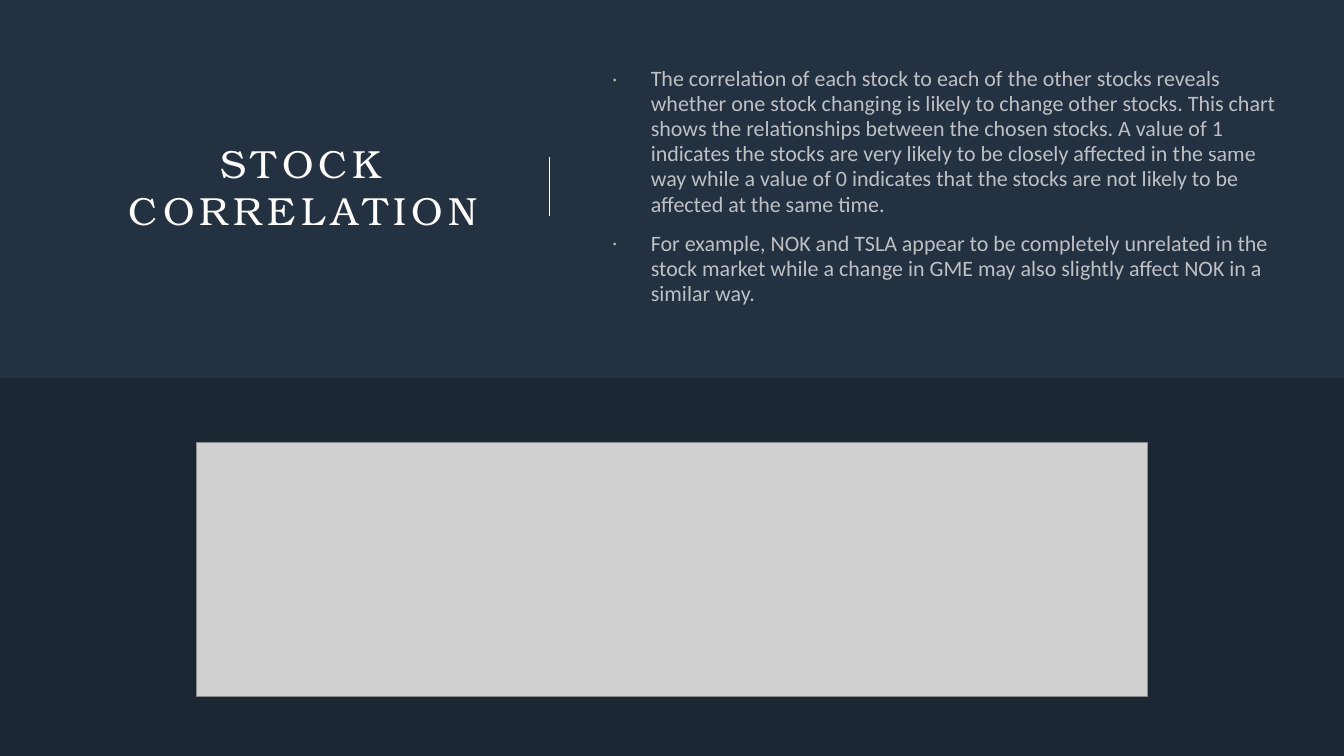
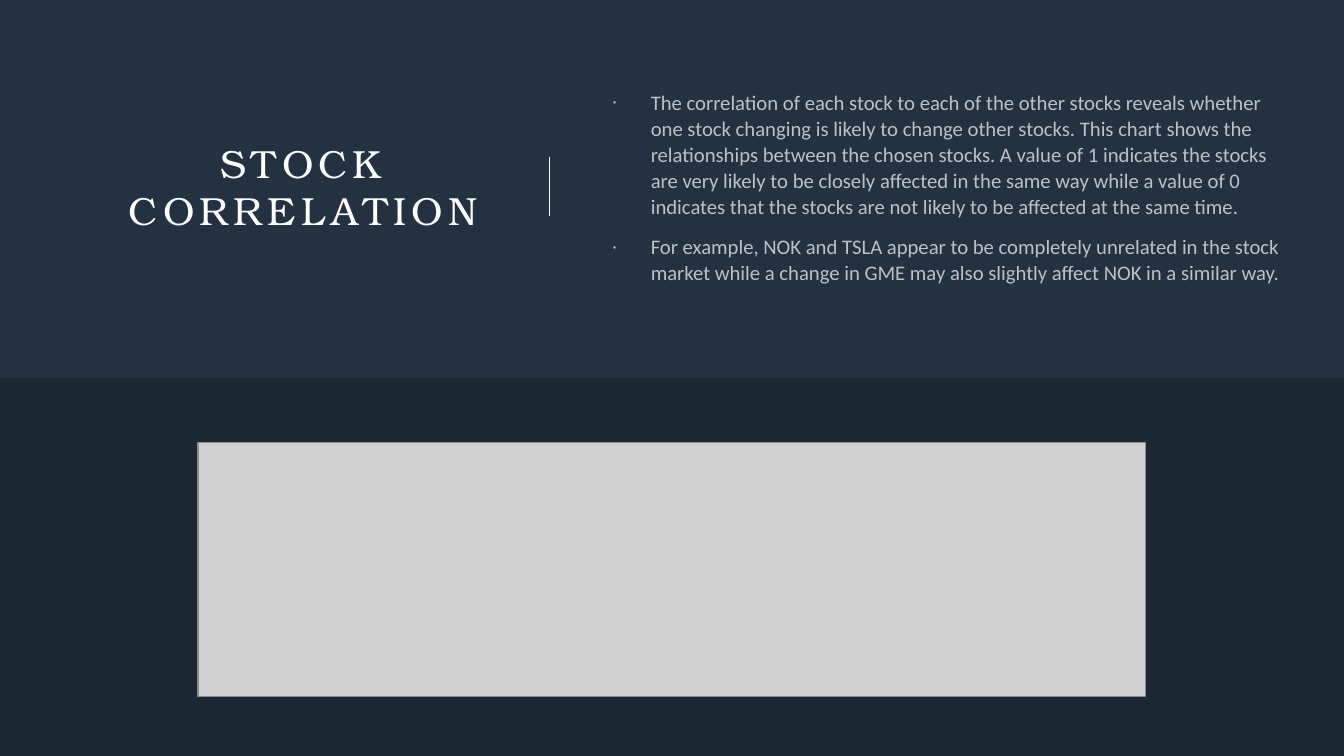
Before and after one commit to annikaboudwin/tech-stock-analysis, a slide deck: slide 12 of Brief tech stock analysis.pptx. Drawn at 1344x756 pixels with LibreOffice and Linux fonts; fonts in the diff are those of the drawing; grey boxes stand for pictures. Boxes give left, top, right and bottom in pixels: in the first picture for what was removed or moved away, otherwise in the second. Text is boxed around its words. In the diff, an @@ line names an element or a change of style, - is before the commit and + after.

```diff
--- a/Brief tech stock analysis.pptx
+++ b/Brief tech stock analysis.pptx
@@ text "The correlation of each stock ..." at (651,95,1279,284): size 15.7 to 14.8 pt; line spacing 0.95 to 1.05 @@
```
Also in this commit, not shown: 6 other slides changed, 1 slide added.
